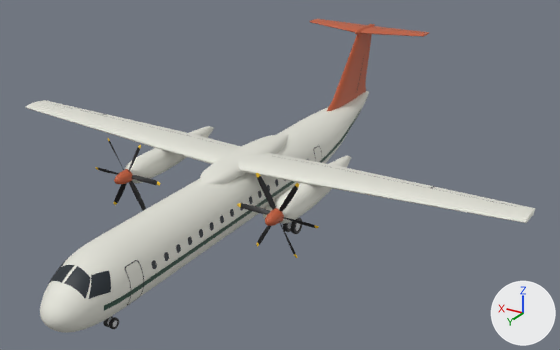
An edit to the glTF model public/assets/aeronaves/trafico-turbohelice.glb, drawn before and after from the same camera.
One viewpoint serves both versions: a camera (50 mm lens) standing at (-19.0, 28.2, 15.3) and looking at (-1.3, -1.3, 0.5). The lights are fixed; the arrows at lower right show +X, +Y and +Z. The first picture is the older version. Where no turn or scale is listed for an object, it has been applied to the vertices. Vertices at exactly the same position are counted once.

Objects in the first picture: 'ala', 'bala-de-cola', 'cintura', 'deriva', 'estabilizador', 'fuselaje', 'gondola', 'helice-derecha-palas', 'helice-izquierda-palas', 'lomo', 'parabrisas', 'ventanillas' and 8 more.
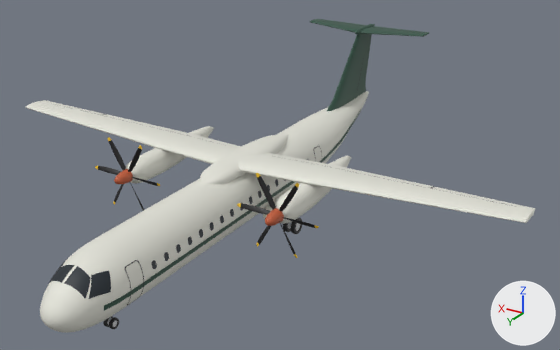
Where the change shows, as pixel boxes (x1, y1, x2, y2) in the pictures (560 x 350 px):
'deriva', recoloured (darker)
    both: (327, 34, 372, 111)
'helice-derecha-palas', mirrored
    before: (98, 141, 158, 211)
    after: (98, 140, 158, 211)
'estabilizador', recoloured (orange to dark green)
    both: (310, 19, 430, 37)
'bala-de-cola', recoloured
    both: (355, 24, 375, 34)

What the commit changed:
Material 'cola' (mat_cola) changes colour from orange #bf5c38 to dark green #2e5242; in linear values from (0.523, 0.107, 0.0397) to (0.0272, 0.0835, 0.055).
me_helice_derecha_palas has 576 vertices, 1128 faces and spans x 2.26..5.84, y 3.45..3.6, z -0.55..2.65.
me_helice_derecha_palas is used by ob_helice_derecha_palas; location (0.0, 0.0, 0.0).
me_helice_derecha_palas part 1: the whole mesh is mirrored in z about its middle.
